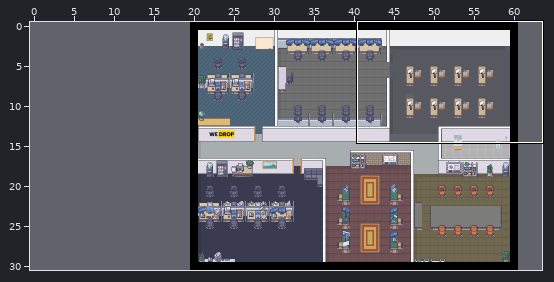
One commit to this Tiled map (JSON): office.tmj. Above, an overview of the earlier version with the close-up marked.
Close-up. Old version:
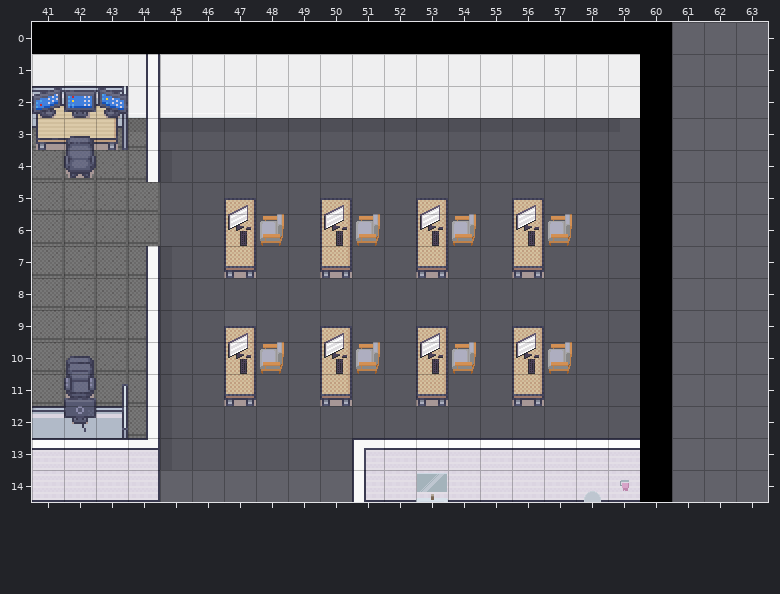
Cells are 32x32 px. Shown: x 41..63, y 0..14. The commit also changed other parts of the map, which this record leaves out. The old version is drawn lined up with the new one.
After:
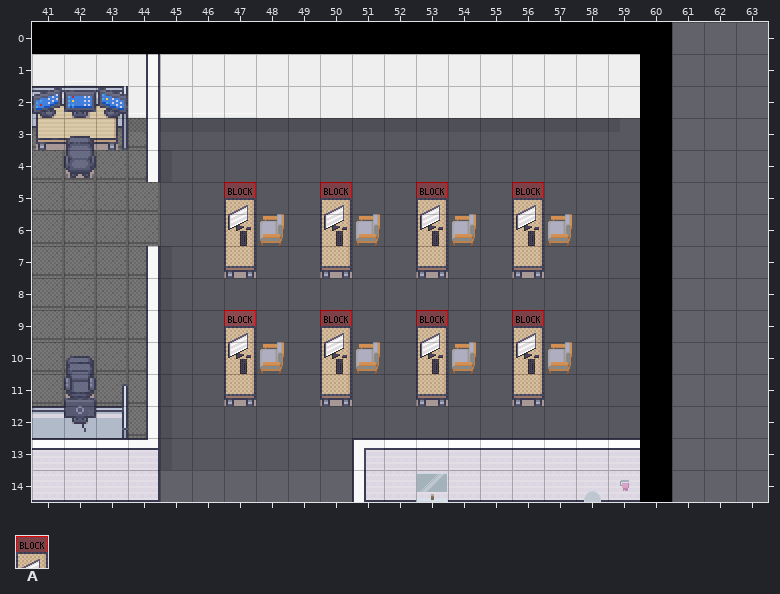
Key: from "Chunk 1": A 0.
_ is an empty cell, . an unchanged one.
Tiles of an added or newly shown layer are drawn over the layers below it.
See-through tiles are keyed as they look on the map.
What changed:
map size 41x31 -> 61x31 cells (old content now starts at 20,0; both pictures use the new coordinates)
--- layer "collisions" (now shown)
@@ x 47..56 @@
- 5 _.._.._.._
+ 5 A..A..A..A
@@ x 47..56 @@
- 9 _.._.._.._
+ 9 A..A..A..A
Changed places in both close-ups, as pixel boxes (x1, y1, x2, y2):
added: (224, 182, 256, 198)
added: (320, 182, 352, 198)
added: (416, 182, 448, 198)
added: (512, 182, 544, 198)
added: (224, 310, 256, 326)
added: (320, 310, 352, 326)
added: (416, 310, 448, 326)
added: (512, 310, 544, 326)
